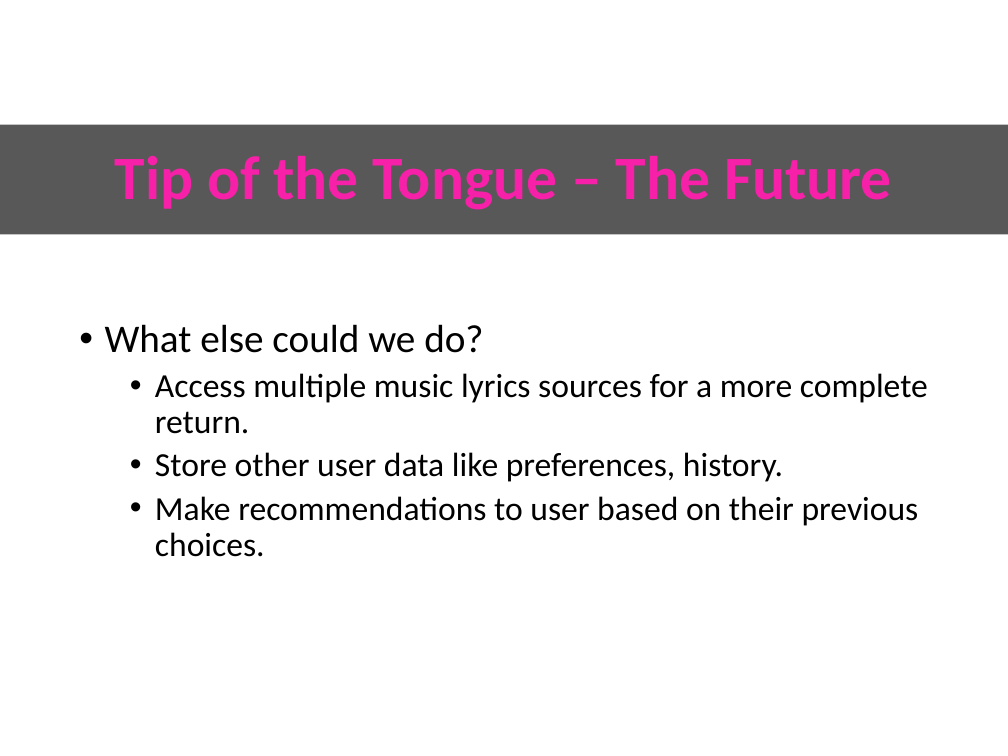
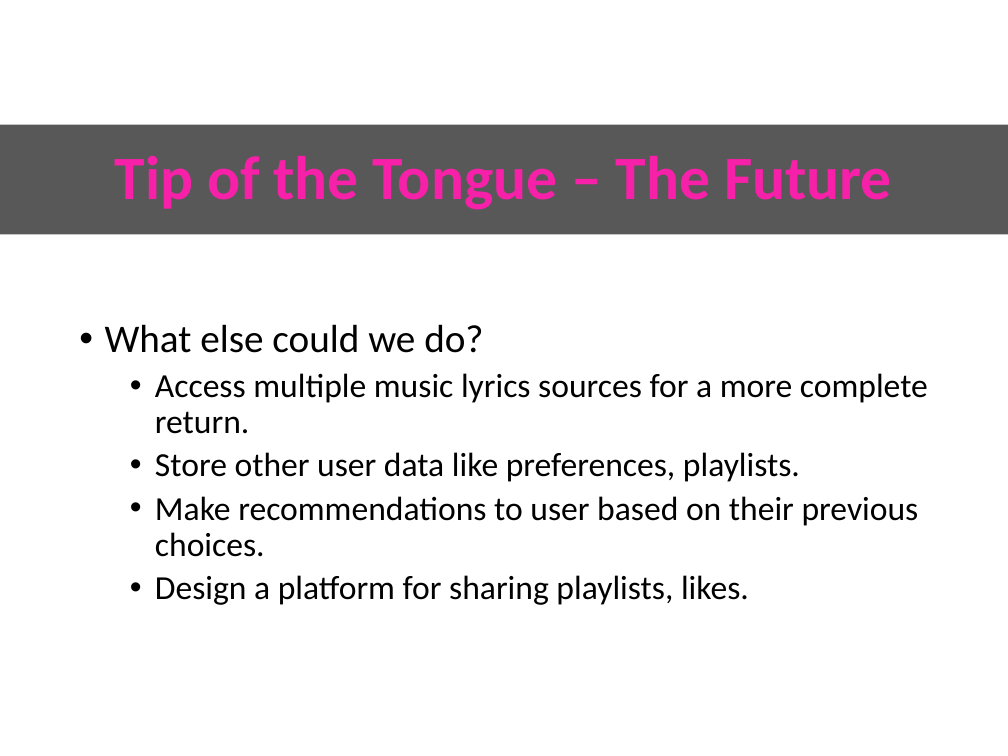
Before and after one commit to kittson/projectOneSlides, a slide deck: slide 8 of TipoftheTongue.pptx. Drawn at 1008x756 pixels with LibreOffice and Linux fonts; fonts in the diff are those of the drawing; background and template pictures are left out. Boxes give left, top, right and bottom in pixels: in the first picture for what was removed or moved away, otherwise in the second. Text is boxed around its words. In the diff, an @@ line names an element or a change of style, - is before the commit and + after.

Commit message:
added in new user stuff, updated screen shots

```diff
--- a/TipoftheTongue.pptx
+++ b/TipoftheTongue.pptx
@@ text at bbox=[155, 452, 800, 482]: text changed @@
-  • Store other user data like preferences, history.
+  • Store other user data like preferences, playlists.
@@ text at bbox=[155, 575, 749, 605]: paragraph added @@
+  • Design a platform for sharing playlists, likes.
```
Also in this commit, not shown: 2 other slides changed, 1 slide added, 1 slide removed.
